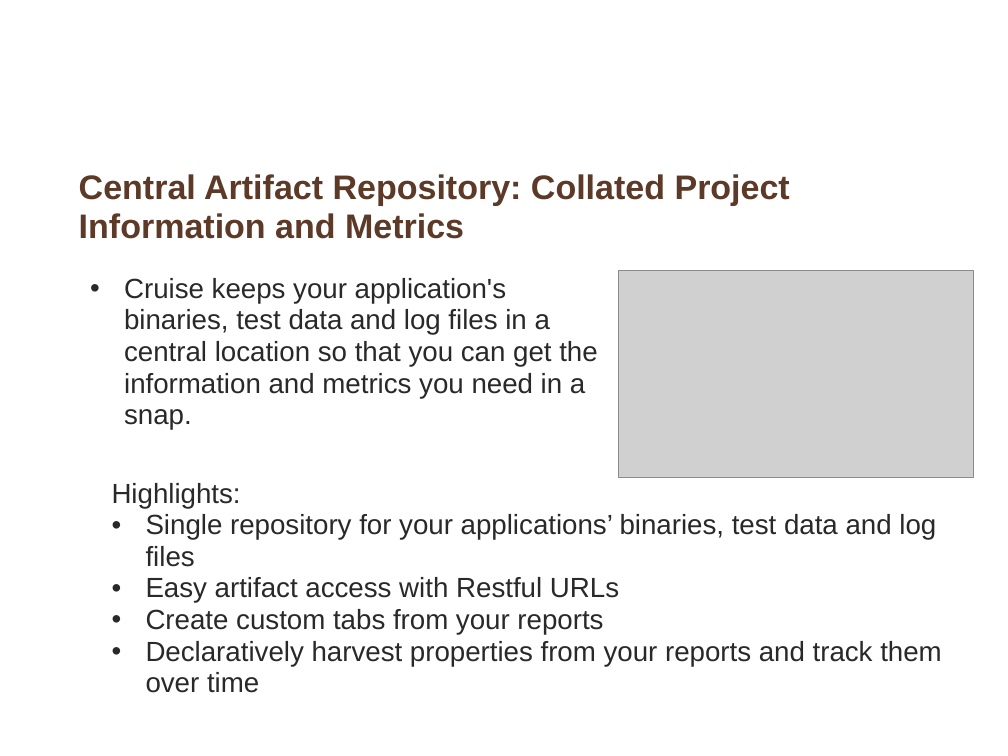
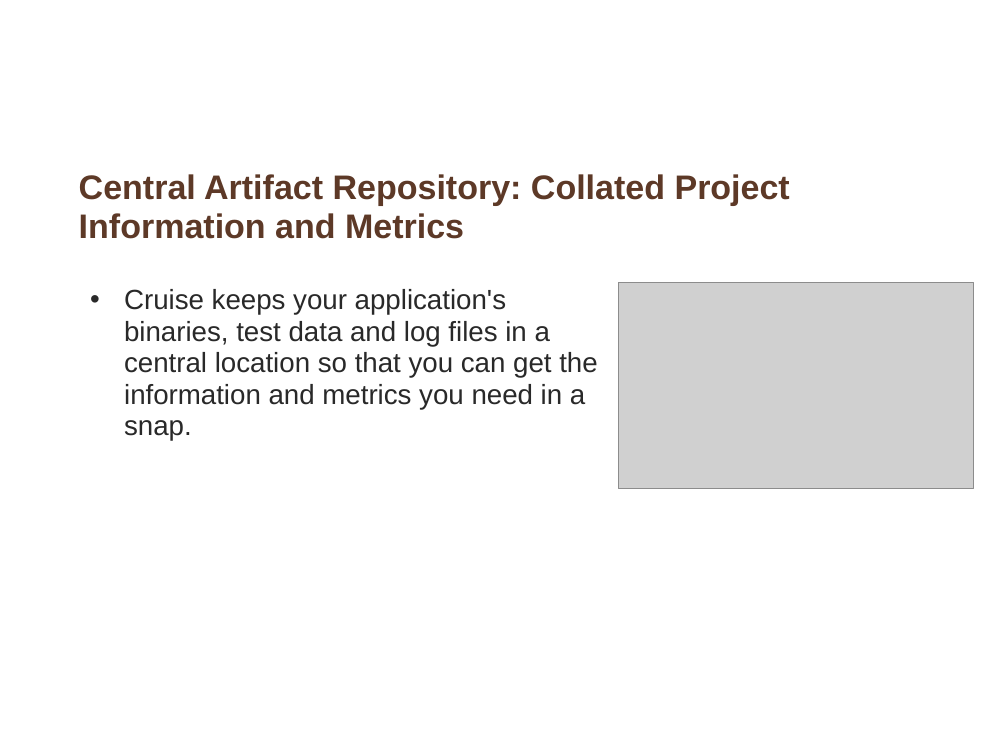
Before and after one commit to whimet/cruisetraining, a slide deck: slide 7 of Core_features_of_Cruise.ppt. Drawn at 1008x756 pixels with LibreOffice and Linux fonts; fonts in the diff are those of the drawing; grey boxes stand for pictures; background and template pictures are left out. Boxes give left, top, right and bottom in pixels: in the first picture for what was removed or moved away, otherwise in the second. Text is boxed around its words. In the diff, an @@ line names an element or a change of style, - is before the commit and + after.

```diff
--- a/Core_features_of_Cruise.ppt
+++ b/Core_features_of_Cruise.ppt
@@ text "Cruise keeps your application's binaries, ...": place and size @@
-text "Cruise keeps your application's binaries, ..." at [124,278,597,430]
+text "Cruise keeps your application's binaries, ..." at [124,289,597,441]
@@ picture: place and size @@
-picture at [619,271,974,478]
+picture at [619,282,974,489]
@@ text removed at [112,483,942,693] @@
-  Highlights:
-  • Single repository for your applications’ binaries, test data and log files
-  • Easy artifact access with Restful URLs
-  • Create custom tabs from your reports
-  • Declaratively harvest properties from your reports and track them over time
```
Also in this commit, not shown: 5 other slides changed, 1 slide removed, 1 other file.
